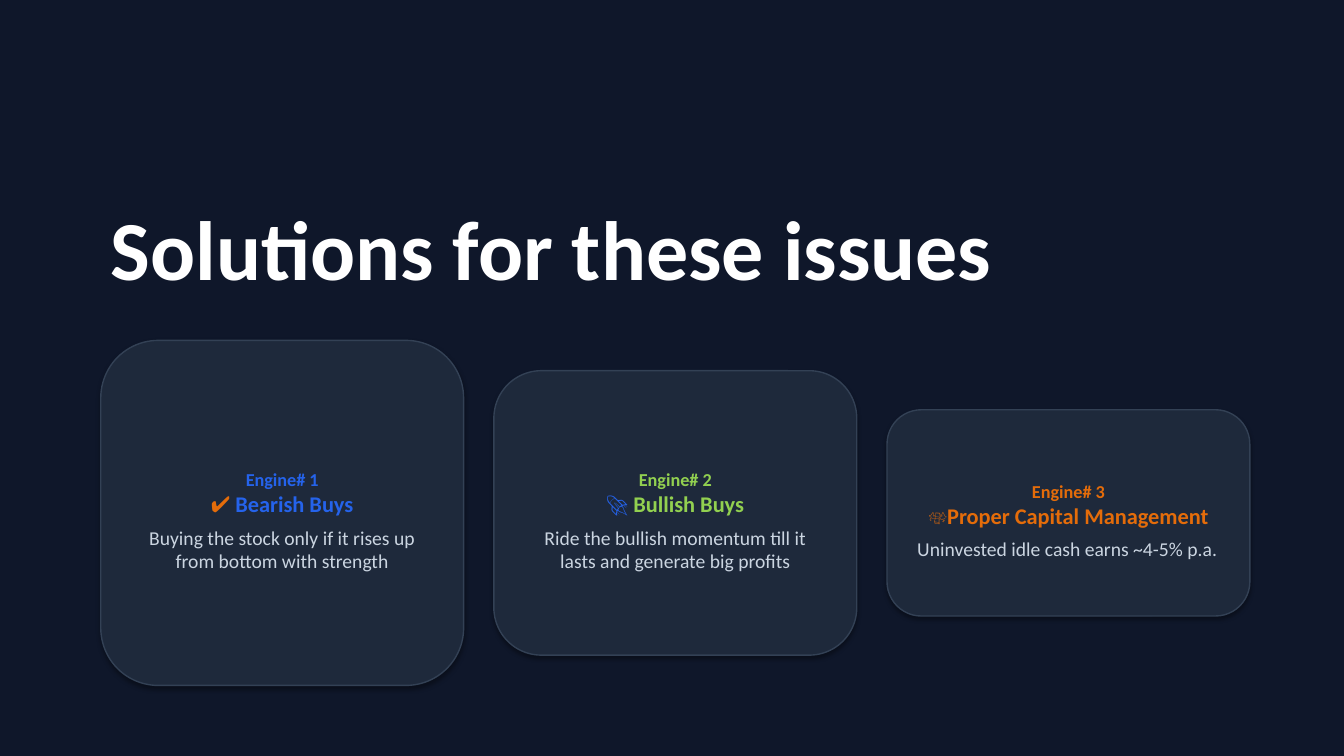
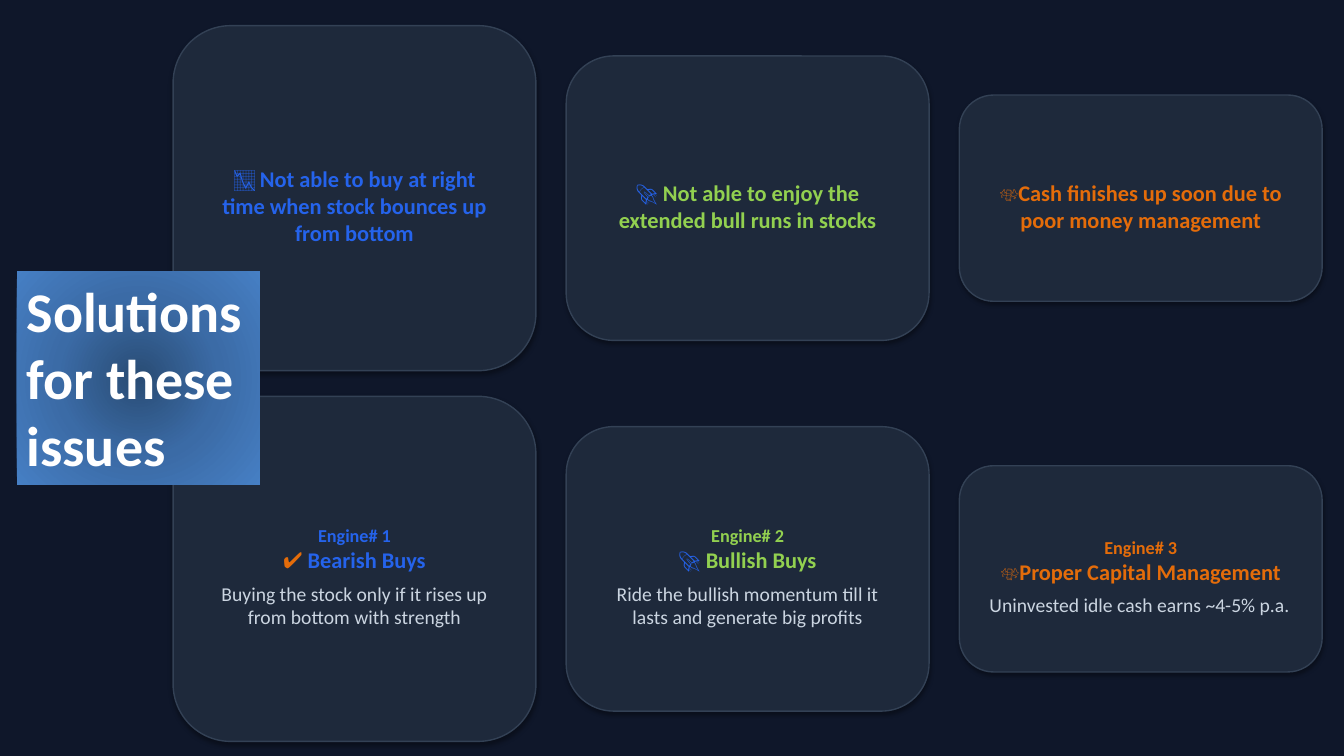
Before and after one commit to Fulera2021/Darvas-Bearish-Bullish-combo, a slide deck: slide 3 of Darvas_Strategy_Rulebook_Deck_v2.pptx (slide 2 before the commit). Drawn at 1344x756 pixels with LibreOffice and Linux fonts; fonts in the diff are those of the drawing. Boxes give left, top, right and bottom in pixels: in the first picture for what was removed or moved away, otherwise in the second. Text is boxed around its words. In the diff, an @@ line names an element or a change of style, - is before the commit and + after.

```diff
--- a/Darvas_Strategy_Rulebook_Deck_v2.pptx
+++ b/Darvas_Strategy_Rulebook_Deck_v2.pptx
@@ rounded rectangle added at (x1=173, y1=25, x2=536, y2=370), fill #1E293B, outline #334155 1 pt, 16 pt, text #2563EB, bold @@
+📉 Not able to buy at right time when stock bounces up from bottom
@@ rounded rectangle added at (x1=567, y1=56, x2=930, y2=341), fill #1E293B, outline #334155 1 pt, 16 pt, text #92D050, bold @@
+🚀 Not able to enjoy the extended bull runs in stocks
@@ rounded rectangle added at (x1=960, y1=95, x2=1323, y2=301), fill #1E293B, outline #334155 1 pt, 16 pt, text #E46C0A, bold @@
+💸Cash finishes up soon due to poor money management
@@ rectangle "Solutions for these issues" resized from (x1=111, y1=221, x2=991, y2=281) to (x1=17, y1=271, x2=260, y2=485) @@
@@ rectangle "Solutions for these issues" at (x1=17, y1=271, x2=260, y2=485): size 60 to 40 pt; fill none to gradient #2A4C75 to #3C6CA6 to #4780C5 @@
@@ rounded rectangle "Engine# 1" moved from (x1=101, y1=341, x2=464, y2=686) to (x1=173, y1=396, x2=536, y2=741) @@
@@ rounded rectangle "Engine# 2" moved from (x1=494, y1=371, x2=857, y2=655) to (x1=567, y1=426, x2=930, y2=711) @@
@@ rounded rectangle "Engine# 3" moved from (x1=887, y1=410, x2=1250, y2=617) to (x1=960, y1=466, x2=1323, y2=673) @@
```
Also in this commit, not shown: 1 other slide changed, 8 slides added, 5 other files.
